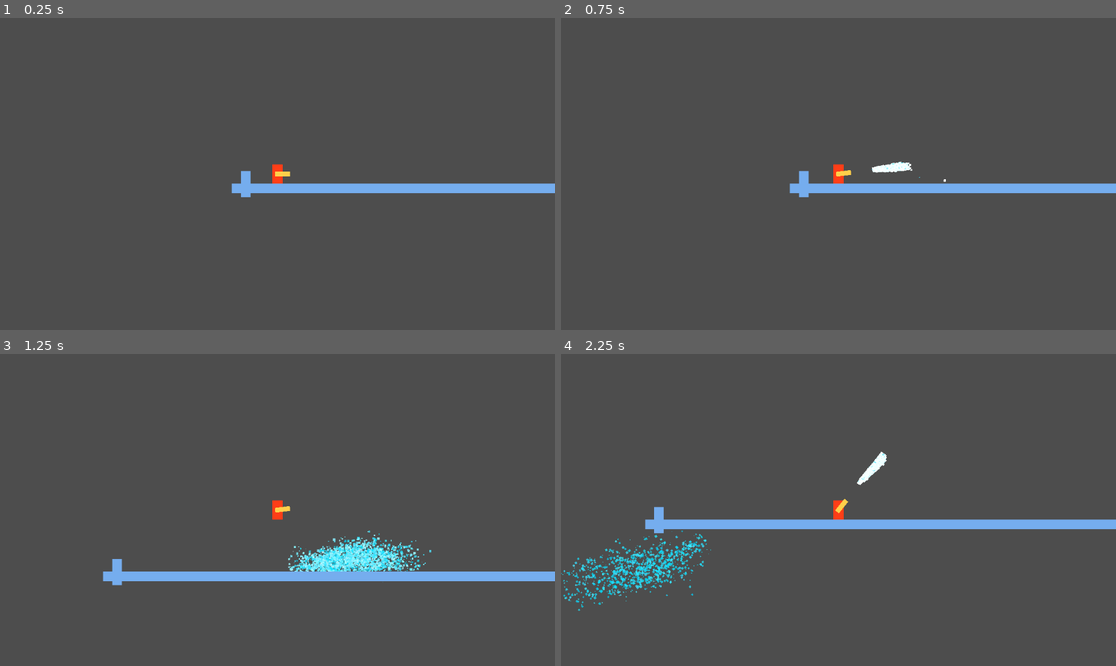
Above: before the commit, frames 1-4 (two rows, left to right).
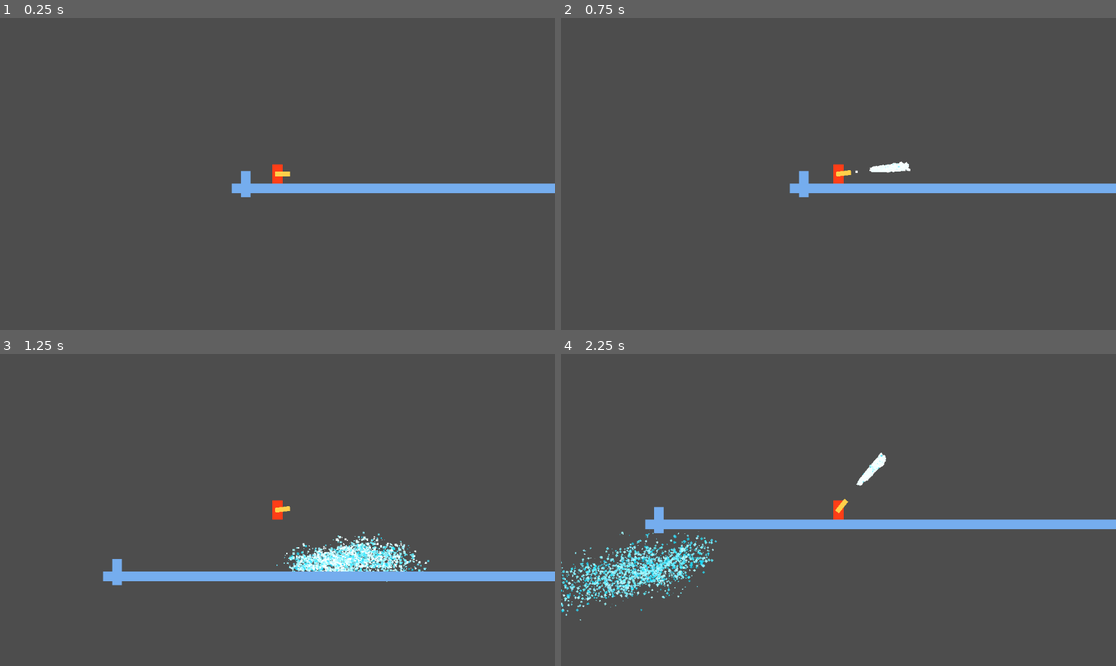
Above: after the commit, the same moments.

Repository: Samanagos/firefighting-game
Game: Godot game, scene res://scenes/Main.tscn
Same seed, same stepped clock (60 frames per second), same inputs: the game is played once before the commit and once after it.
Inputs (mouse positions are in pixels of both pictures, inside the frame that each line leads up to):
- Up to frame 1 (0.25 s): no input
- Up to frame 2 (0.75 s): move the mouse to (960, 158) at 0.52 s; hold D (move_right) from 0.53 s (still down); click (960, 158) at 0.6 s
- Up to frame 3 (1.25 s): keep holding D (move_right); tap Space (move_jump) at 0.77 s
- Up to frame 4 (2.25 s): move the mouse to (727, 525) at 1.27 s; release D (move_right) at 1.28 s; hold A (move_left) 1.28-2.03 s; click (727, 525) at 1.35 s; tap Space (move_jump) at 1.52 s; move the mouse to (894, 441) at 2.02 s; hold D (move_right) from 2.03 s (still down); click (894, 441) at 2.1 s

Frame 1 is identical in both runs. In frame 2, less than 0.1% of the frame differs, in the area x 53-70%, y 45-53%; in frame 3, 1.8%; in frame 4, 2.7%, in the area x 0-59%, y 31-86%.

Commit message:
Added fire particles

Diff:
--- /dev/null
+++ b/scenes/fire.tscn
@@ -0,0 +1,39 @@
+[gd_scene load_steps=6 format=3 uid="uid://dfe2u4ae8numy"]
+
+[sub_resource type="RectangleShape2D" id="RectangleShape2D_70xhi"]
+size = Vector2(11, 13)
+
+[sub_resource type="CanvasItemMaterial" id="CanvasItemMaterial_yalqa"]
+
+[sub_resource type="Gradient" id="Gradient_3hn3j"]
+offsets = PackedFloat32Array(0, 0.619718, 0.806338, 1)
+colors = PackedColorArray(1, 1, 1, 1, 1, 0.823529, 0.129412, 1, 1, 0.52549, 0, 1, 1, 0.309804, 0.141176, 1)
+
+[sub_resource type="GradientTexture1D" id="GradientTexture1D_bsouu"]
+gradient = SubResource("Gradient_3hn3j")
+
+[sub_resource type="ParticleProcessMaterial" id="ParticleProcessMaterial_7grkq"]
+particle_flag_disable_z = true
+gravity = Vector3(0, -100, 0)
+scale_max = 3.0
+color_ramp = SubResource("GradientTexture1D_bsouu")
+turbulence_enabled = true
+turbulence_noise_strength = 14.41
+turbulence_noise_scale = 0.923
+turbulence_noise_speed_random = 3.81
+turbulence_influence_min = 0.136
+turbulence_influence_max = 0.707
+
+[node name="FireArea" type="Area2D"]
+
+[node name="CollisionShape2D" type="CollisionShape2D" parent="."]
+position = Vector2(261, -30)
+shape = SubResource("RectangleShape2D_70xhi")
+
+[node name="GPUParticles2D" type="GPUParticles2D" parent="CollisionShape2D"]
+material = SubResource("CanvasItemMaterial_yalqa")
+position = Vector2(0, 4.5)
+amount = 10000
+process_material = SubResource("ParticleProcessMaterial_7grkq")
+lifetime = 1.5
+collision_base_size = 0.0
--- a/scenes/player.tscn
+++ b/scenes/player.tscn
@@ -11,10 +11,6 @@
 size = Vector2(24, 42)
 
 [sub_resource type="CanvasItemMaterial" id="CanvasItemMaterial_5cuhi"]
-particles_animation = true
-particles_anim_h_frames = 1
-particles_anim_v_frames = 1
-particles_anim_loop = false
 
 [sub_resource type="Gradient" id="Gradient_a3nvv"]
 offsets = PackedFloat32Array(0.422535, 1)
@@ -88,10 +84,13 @@
 
 [node name="WaterParticles" type="GPUParticles2D" parent="HoseNozzle"]
 material = SubResource("CanvasItemMaterial_5cuhi")
-position = Vector2(32, 5)
+position = Vector2(29, 5)
 amount = 100000
 amount_ratio = 0.0
 process_material = SubResource("ParticleProcessMaterial_lp7ip")
+lifetime = 1.5
+collision_base_size = 0.01
+trail_lifetime = 0.5
 script = ExtResource("3_v67gs")
 
 [node name="GroundLeft" type="RayCast2D" parent="."]
